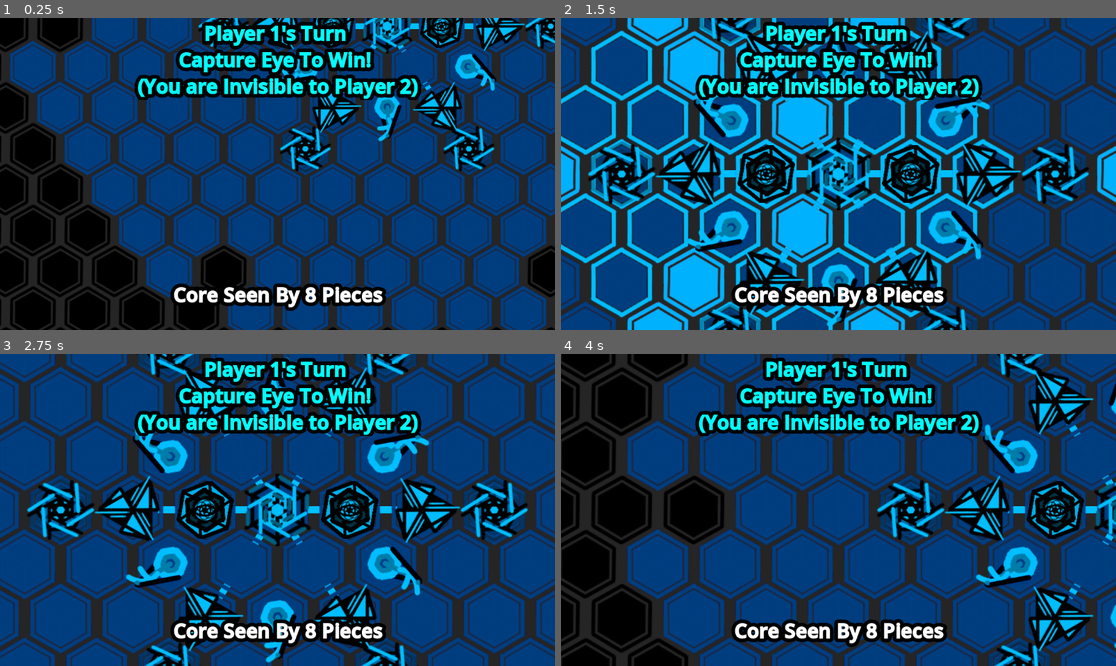
Above: before the commit, frames 1-4 (two rows, left to right).
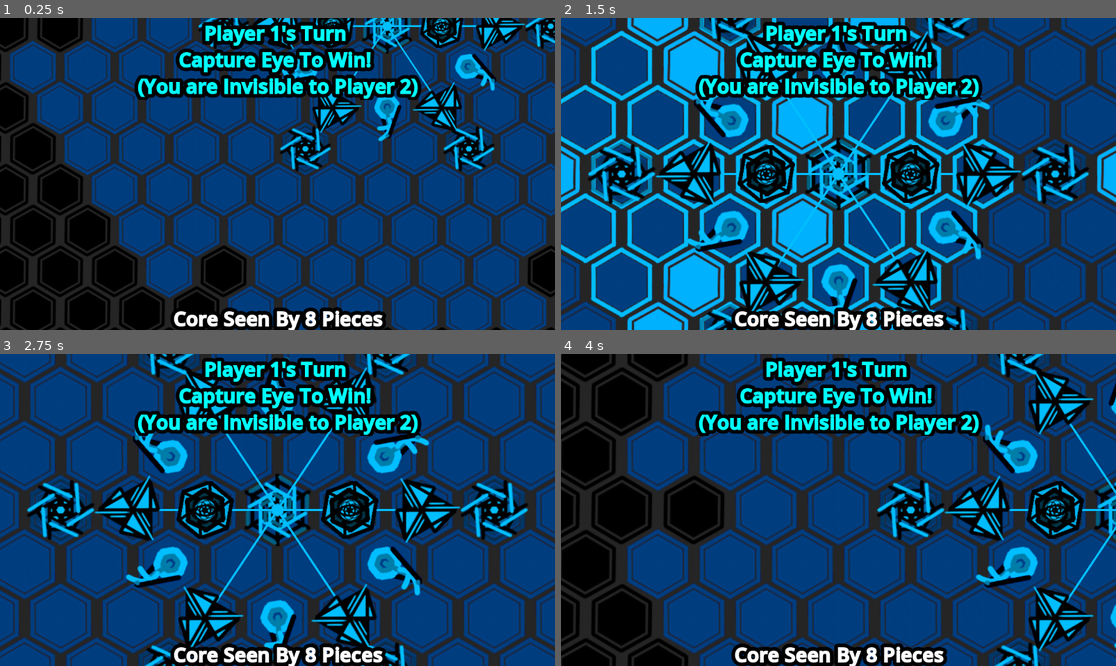
Above: after the commit, the same moments.

Repository: petesamerson/V-s-on
Game: Godot game, scene res://base_scene.tscn
Two runs of this game, one before a commit and one after it. Both use one fixed random seed, a clock stepped at 60 frames per second and the inputs below.
Inputs (mouse positions are in pixels of both pictures, inside the frame that each line leads up to):
- Up to frame 1 (0.25 s): no input
- Up to frame 2 (1.5 s): drag from (921, 64) to (1099, 64) at 0.52 s; tap Enter at 1.25 s; drag from (766, 174) to (910, 174) at 1.27 s
- Up to frame 3 (2.75 s): tap Space at 2 s; click (349, 510) at 2.17 s
- Up to frame 4 (4 s): tap Enter at 2.75 s; drag from (1054, 510) to (766, 510) at 2.77 s; tap Space at 3.5 s; drag from (622, 510) to (910, 510) at 3.52 s

The runs differ from the first frame. In frame 1, 4.6% of the frame differs, in the area x 30-87%, y 0-100%; in frame 2, 5.1%; in frame 3, 5.3%, in the area x 28-72%, y 23-100%; in frame 4, 5.3%.

Commit message:
fix winstate text

Diff:
--- a/CorePiece.gd
+++ b/CorePiece.gd
@@ -14,10 +14,14 @@
 
 	sprite.texture = preload("res://sprites/core_piece.png")
 	vision_range = 0
+	z_index = 0
 
 
 func draw_vision_change():
 	pass
+
+var power_count = 8
+var move_range = 2
 
 func on_clicked() -> void:
 	if board == null or position == null:
@@ -39,7 +43,7 @@
 	cur_moves.clear()
 	old_selected_tile_ids.clear()
 	for direction in range(6):
-		var raw_moves = board.get_line_from_center(cell, direction, 1)
+		var raw_moves = board.get_line_from_center(cell, direction, move_range)
 		for move in raw_moves:
 			if board.cell_in_board(move) and move != cell:
 				if(!board.friendlyPieceExistsAtCell(owned_player,move)):
--- a/EyePiece.gd
+++ b/EyePiece.gd
@@ -37,7 +37,7 @@
 		var raw_moves = board.get_line_from_center(cell, direction, 6)
 		for move in raw_moves:
 			if board.cell_in_board(move) and move != cell:
-				if(board.hasCellInVision(owned_player, cell)):
+				if(board.hasCellInVision(owned_player, move)):
 					if(!board.friendlyPieceExistsAtCell(owned_player,move)):
 						cur_moves.append(move)
 
--- a/board.gd
+++ b/board.gd
@@ -88,12 +88,42 @@
 
 func display_winner(winner):
 	var raw_message = "Player "+str(winner)+" WINS!"
-	turn_label.text = "[outline_size=30][outline_color=black][font_size=60][b][color=cyan]%s[/color][/b][/font_size]" % raw_message
+	if winner == 1:
+		turn_label.text = "[outline_size=30][outline_color=black][font_size=200][b][color=cyan]%s[/color][/b][/font_size]" % raw_message
+	else:
+		turn_label.text = "[outline_size=30][outline_color=black][font_size=200][b][color=red]%s[/color][/b][/font_size]" % raw_message
+	var viewport_size = get_viewport().get_visible_rect().size
+
+	turn_label.position.x = (viewport_size.x - turn_label.size.x) / 2
+	turn_label.position.y = (viewport_size.y - turn_label.size.y) / 2
+
+func determine_winner() -> int:
+	var winner = 0
+	var cores: Array[CorePiece] = []
+	for piece_list in player_pieces:
+		for p in piece_list:
+			if(p is CorePiece):
+				cores.append(p as CorePiece)
+
+	if(cores.size() == 1):
+		return cores[0].owned_player
+
+	var loser = 0
+	for core in cores:
+		if(core.power_count == 0):
+			loser = core.owned_player
+	if loser == 0:
+		return 0
+
+	winner = 2 if loser == 1 else 1
+	print("winner " + str(winner))
+
+	return winner
 
 func update_core_text(numberCanSeeCore : int = -1):
 	var viewport_size = get_viewport().get_visible_rect().size
 	core_label.position.x = (viewport_size.x - core_label.size.x) / 2
-	core_label.position.y = viewport_size.y - core_label.size.y
+	core_label.position.y = viewport_size.y - (core_label.size.y) / 2
 
 	if(numberCanSeeCore != -1):
 		var raw_message = "Core Seen By " +  str(numberCanSeeCore) +  " Pieces"
@@ -134,7 +164,7 @@
 
 	update_all_piece_vision()
 	move_camera_to_core()
-	updateCorePower()
+	update_core_power()
 
 func spawn_player_location(center: Vector2i, player: int):
 	print("WAHT player " + str(player))
@@ -151,6 +181,7 @@
 	for pos in positions:
 		var piece := eye_piece_scene.instantiate() as EyePiece
 		piece.owned_player = player
+		piece.z_index = 2
 		player_pieces[player - 1].append(piece)
 		pieces_container.add_child(piece)
 		piece.setup(pos, self)
@@ -282,7 +313,7 @@
 				if (hasEnemyPieceInVision(current_player, v)):
 					setEnemyPieceVisiblity(v, true)
 
-	updateCorePower()
+	update_core_power()
 
 
 func hasEnemyPieceInVision(player: int, enemy: Vector2i) -> bool:
@@ -304,7 +335,7 @@
 			return true
 	return false
 
-func updateCorePower():
+func update_core_power():
 	for child in get_children():
 		if child is Line2D:
 			child.queue_free()
@@ -312,6 +343,9 @@
 	for c in player_pieces[current_player-1]:
 		if(c is CorePiece and c.owned_player == current_player):
 			current_core = c
+
+	if current_core == null:
+		return
 
 	#Pieces that can see Core
 	var see_count = 0
@@ -323,16 +357,17 @@
 					Vector2(current_core.position.x, current_core.position.y),
 					Vector2(p.position.x, p.position.y)
 				])
-				line.width = 10.0
-				line.z_index = -1
+				line.width = 3.0
+				line.z_index = 1
 
 				line.default_color = get_player_color()
 				add_child(line)
 				see_count += 1
 	update_core_text(see_count)
+	current_core.power_count = see_count
 
 	if(see_count == 0):
-		display_winner((current_player + 1)%2 + 1)
+		display_winner(determine_winner())
 
 
 
@@ -362,14 +397,18 @@
 			p.selected = false
 
 func end_turn(movedPiece: Piece):
-	var eye_found = false
+	var core_found = false
 	await update_move_camera(movedPiece)
 	for i in get_enemy_player_numbers():
 		for p in player_pieces[i - 1]:
-			if(p is EyePiece):
-				eye_found = true
-	if(eye_found):
-		turn_menu.show()
+			if(p is CorePiece):
+				core_found = true
+	if(core_found):
+		var potential_winner = determine_winner()
+		if(potential_winner == 0):
+			turn_menu.show()
+		else:
+			display_winner(potential_winner)
 	else:
 		display_winner(current_player)
 
--- a/piece.gd
+++ b/piece.gd
@@ -28,7 +28,7 @@
 	else:
 		sprite.modulate = GameColors.PLAYER_RED
 
-	self.z_index = 1
+	self.z_index = 2
 	draw_vision_change()
 
 # Called when the node enters the scene tree for the first time.
